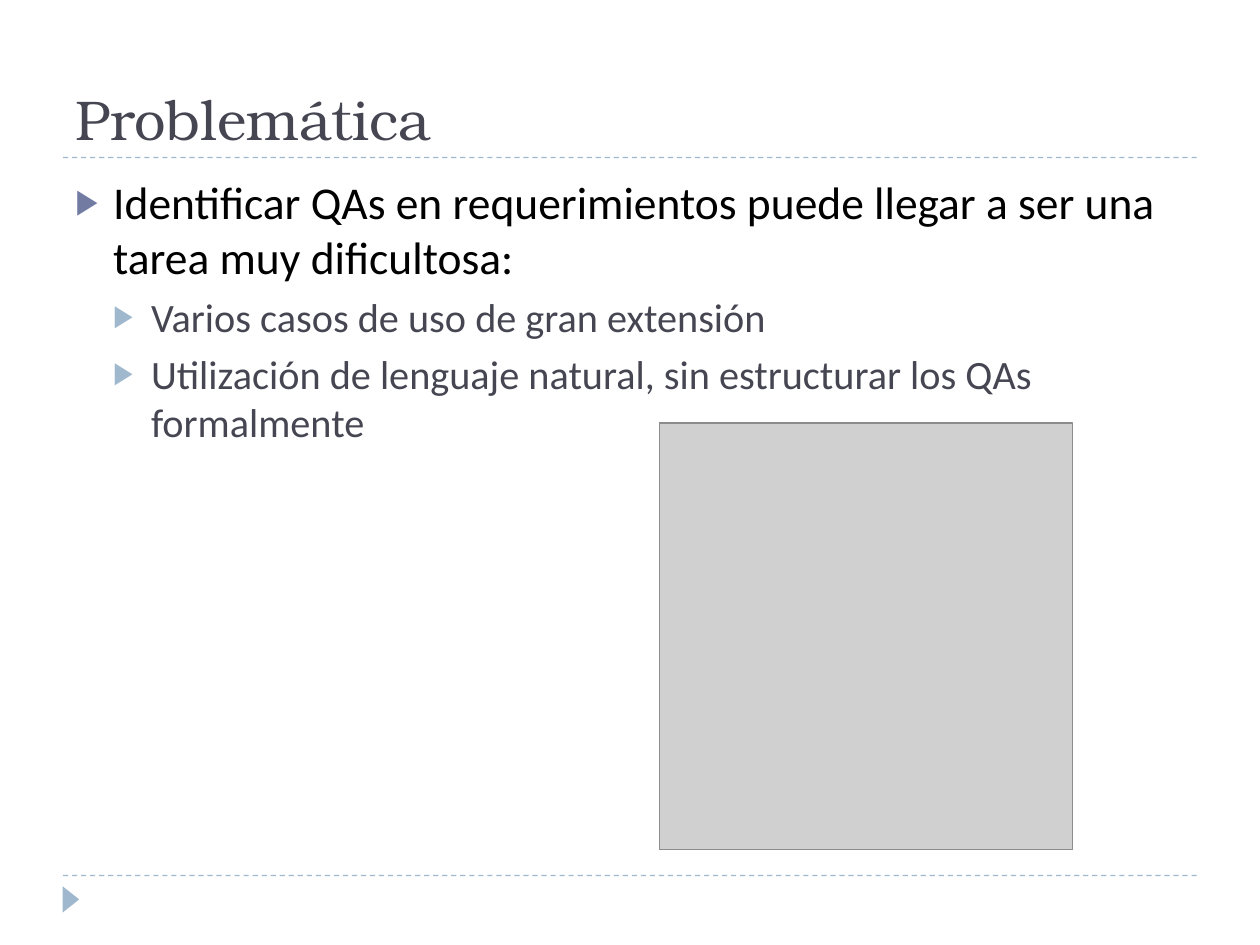
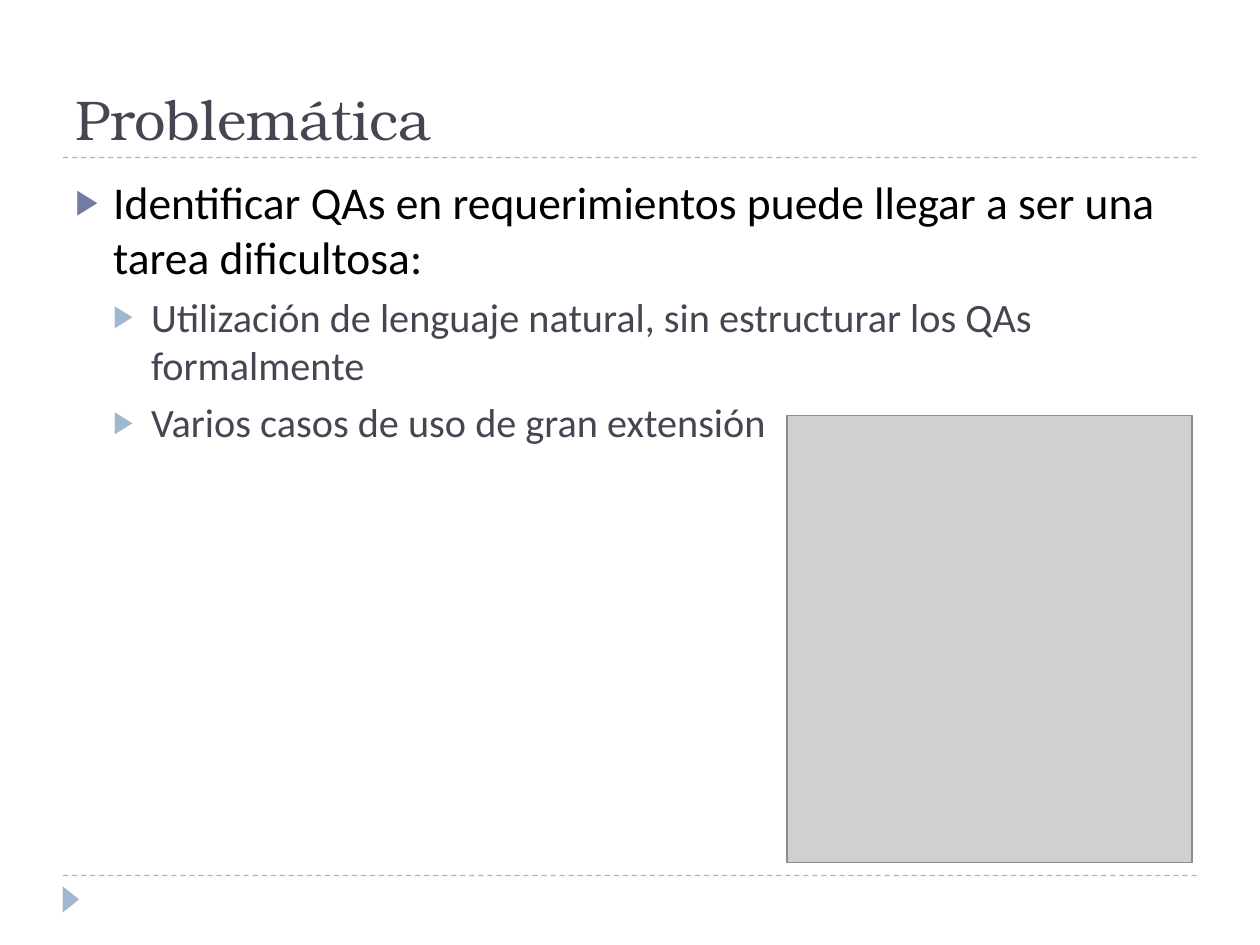
Before and after one commit to alejandrorago/qatesis2, a slide deck: slide 5 of Capitulos Finales/Filminas.pptx. Drawn at 1260x945 pixels with LibreOffice and Linux fonts; fonts in the diff are those of the drawing; grey boxes stand for pictures. Boxes give left, top, right and bottom in pixels: in the first picture for what was removed or moved away, otherwise in the second. Text is boxed around its words. In the diff, an @@ line names an element or a change of style, - is before the commit and + after.

```diff
--- a/Capitulos Finales/Filminas.pptx
+++ b/Capitulos Finales/Filminas.pptx
@@ text at bbox=[113, 187, 1155, 381]: text changed @@
-▶ Identificar QAs en requerimientos puede llegar a ser una tarea muy dificultosa:
+▶ Identificar QAs en requerimientos puede llegar a ser una tarea dificultosa:
+  ▶ Utilización de lenguaje natural, sin estructurar los QAs formalmente
@@ text at bbox=[151, 361, 1031, 438]: paragraph removed @@
-  ▶ Utilización de lenguaje natural, sin estructurar los QAs formalmente
@@ picture: place and size @@
-picture at bbox=[660, 423, 1074, 850]
+picture at bbox=[788, 416, 1193, 863]
```
Also in this commit, not shown: 20 other slides changed, 5 slides added, 4 slides removed.
